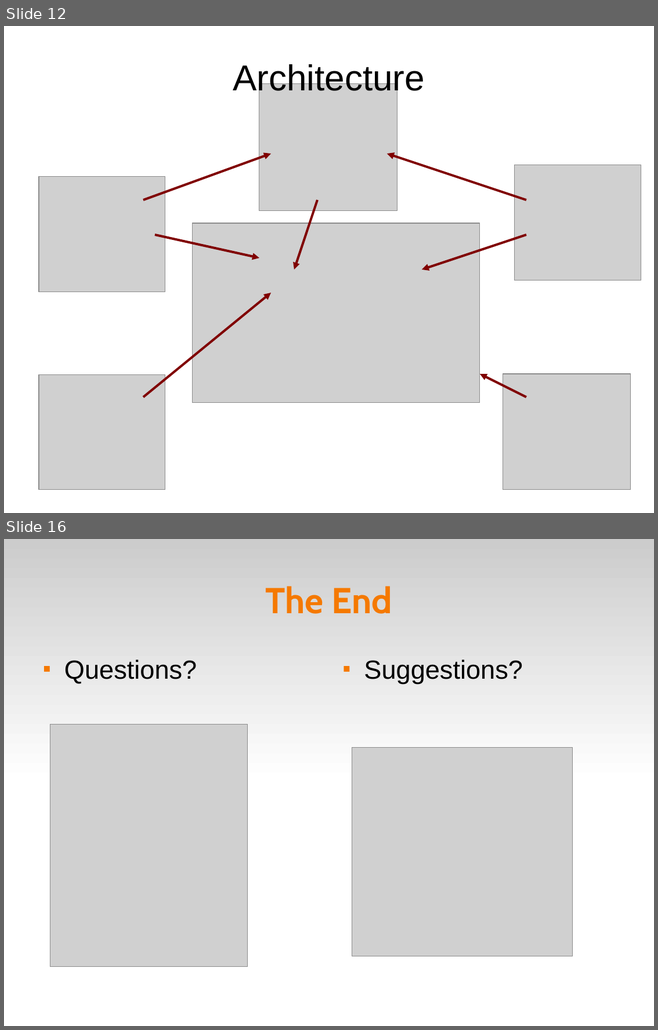
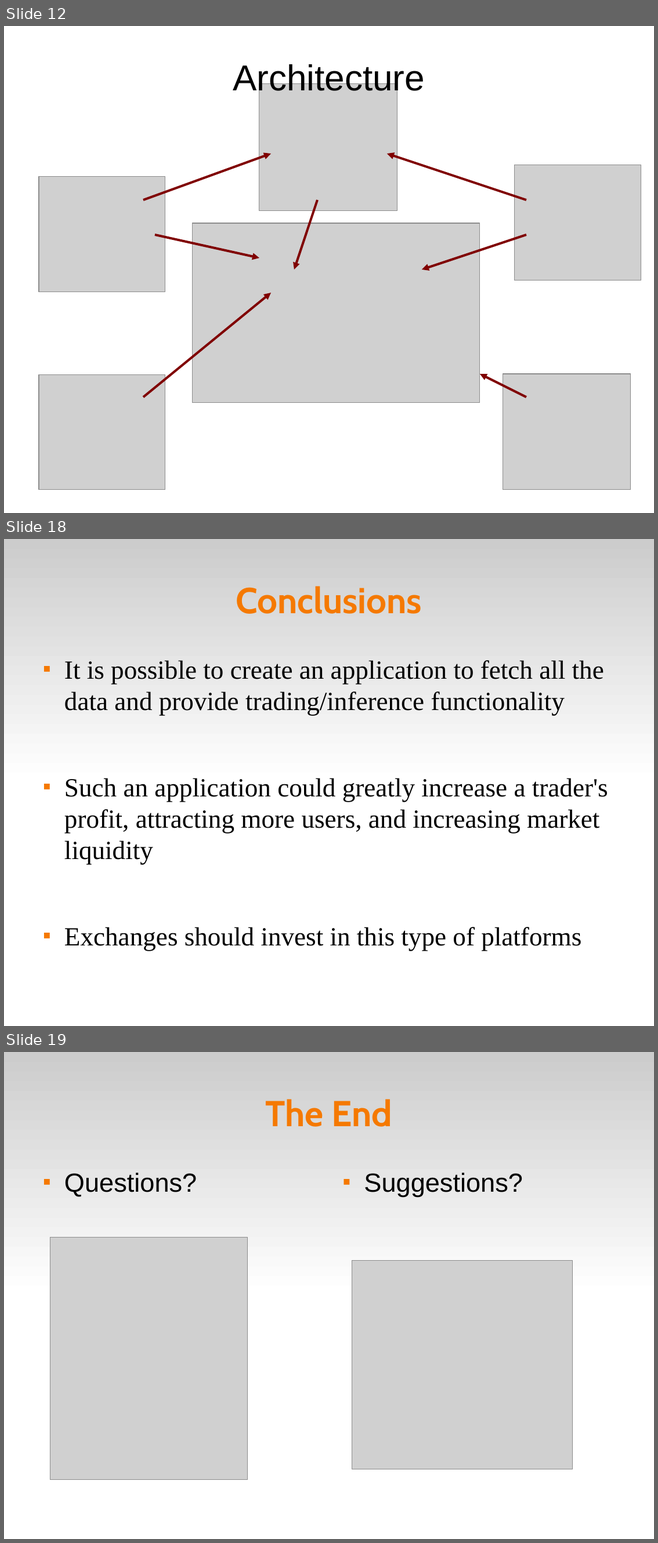
Before and after one commit to paul-g/protrade, a slide deck: docs/presentation/proTrade.odp. Shown one above the other, each under a label of ours: slides 12 and 16 before the commit, slides 12, 18 and 19 after it; the slides between them are not shown. The pictures are 658x1030 and 658x1543 pixels, drawn with LibreOffice and Linux fonts; fonts in the diff are those of the drawing; grey boxes stand for pictures. Boxes give left, top, right and bottom in pixels: in the first picture for what was removed or moved away, otherwise in the second. Text is boxed around its words. In the diff, an @@ line names an element or a change of style, - is before the commit and + after.

```diff
--- a/docs/presentation/proTrade.odp
+++ b/docs/presentation/proTrade.odp
@@ slide 18 added at bbox=[4, 539, 654, 1026], background #FFFFFF; not listed: 1 template element that a slide beside it also shows @@
@@ title added at bbox=[235, 586, 422, 614], 44 pt, text #F57900, bold @@
+Conclusions
@@ text added at bbox=[64, 660, 608, 951], 32 pt, text #000000 @@
+■ It is possible to create an application to fetch all the data and provide trading/inference functionality
+■ Such an application could greatly increase a trader's profit, attracting more users, and increasing market liquidity
+■ Exchanges should invest in this type of platforms
@@ what was slide 16 is now slide 19 @@
```
Also in this commit, not shown: 7 slides changed, 4 other slides added, 2 slides removed, 2 other files.
